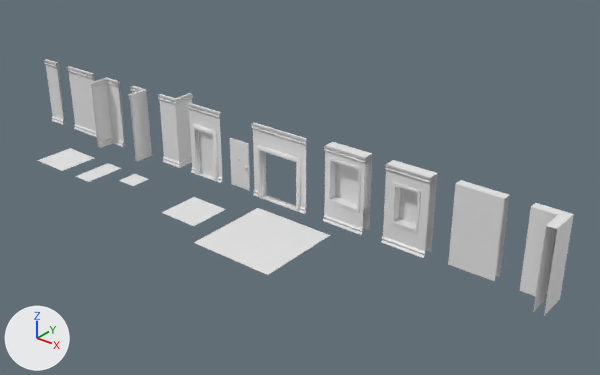
The FBX model UnityProject/Assets/Visuals/Lau Assets/!Level Design Setups/V0.2/Import/LevelDesignSetup_V0.2.fbx, before and after one commit.
The view is the same before and after, from a 50 mm camera at (33.0, -25.5, 16.9) aimed at (12.6, 0.0, 1.1). Arrows for +X, +Y and +Z are at lower left; the lights stay in place. Where no turn or scale is listed for an object, it has been applied to the vertices.

The first picture shows 'Door_Outdoors', 'OpenPassFrame', 'RoofElement_2*2m', 'RoofElement_4*4m', 'WallCorner_Inner', 'WallCorner_Inner_B', 'WallCorner_Outer.001', 'Wall_2m', 'Wall_2m.001', 'Wall_OpenPass', 'Wall_OutsideCorner', 'Wall_Window_Big', 'Wall_Window_Medium'.
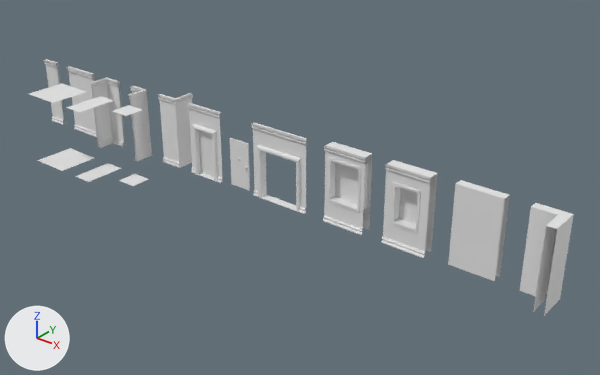
Pixel boxes [x1, y1, x2, y2] of what changed, in the pictures (600 x 375 px):
'RoofElement_4*4m', deleted: before [194, 208, 330, 275]
'RoofElement_2*2m', moved: before [162, 197, 226, 226]; after [29, 83, 87, 103]
'Roof_1*2m', added: after [66, 96, 114, 112]
'Roof_1*1m', added: after [113, 105, 142, 116]

The change, as a list of edits to the scene's bpy script:
```text
Add me_plane_018:
    me_plane_018.from_pydata([(-0.5, -0.5, 0.0), (0.5, -0.5, 0.0), (-0.5, 0.5, 0.0), (0.5, 0.5, 0.0)], [], [(0, 2, 3, 1)])
Add me_plane_015:
    me_plane_015.from_pydata([(-0.5, -1.0, 0.0), (0.5, -1.0, 0.0), (-0.5, 1.0, 0.0), (0.5, 1.0, 0.0)], [], [(0, 2, 3, 1)])
Remove ob_roofelement_4_4m:
    ob_roofelement_4_4m = bpy.data.objects.new('RoofElement_4*4m', me_plane_012)
    ob_roofelement_4_4m.location = (13.0, -3.0, 0.0)
Change ob_roofelement_2_2m:
    ob_roofelement_2_2m.location: (9.0, -3.0, 0.0) -> (0.0, -3.0, 3.5)
Add ob_roof_1_1m:
    ob_roof_1_1m = bpy.data.objects.new('Roof_1*1m', me_plane_018)
    ob_roof_1_1m.location = (4.5, -2.5, 3.5)
Add ob_roof_1_2m:
    ob_roof_1_2m = bpy.data.objects.new('Roof_1*2m', me_plane_015)
    ob_roof_1_2m.location = (2.5, -3.0, 3.5)
```
